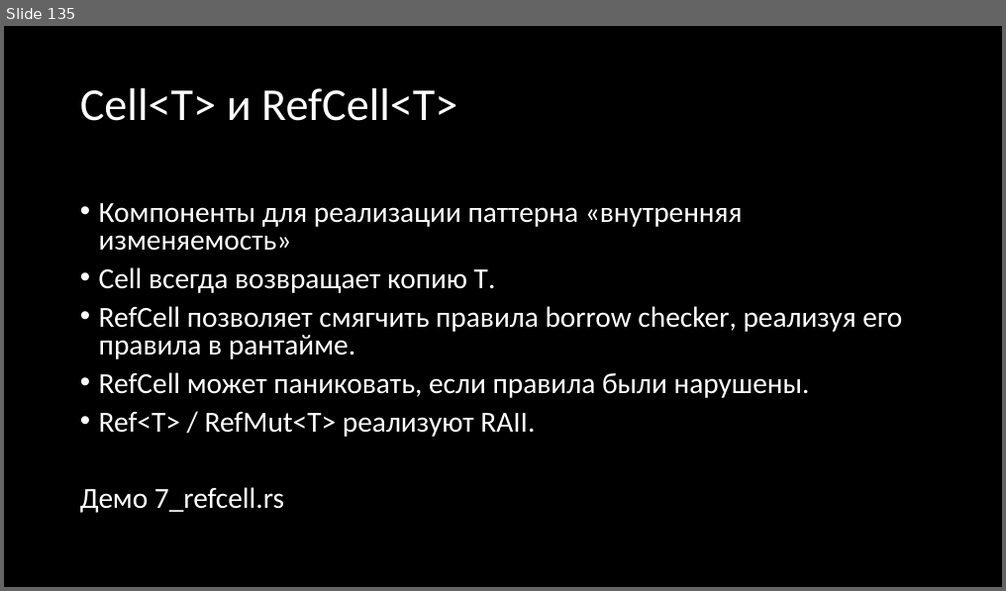
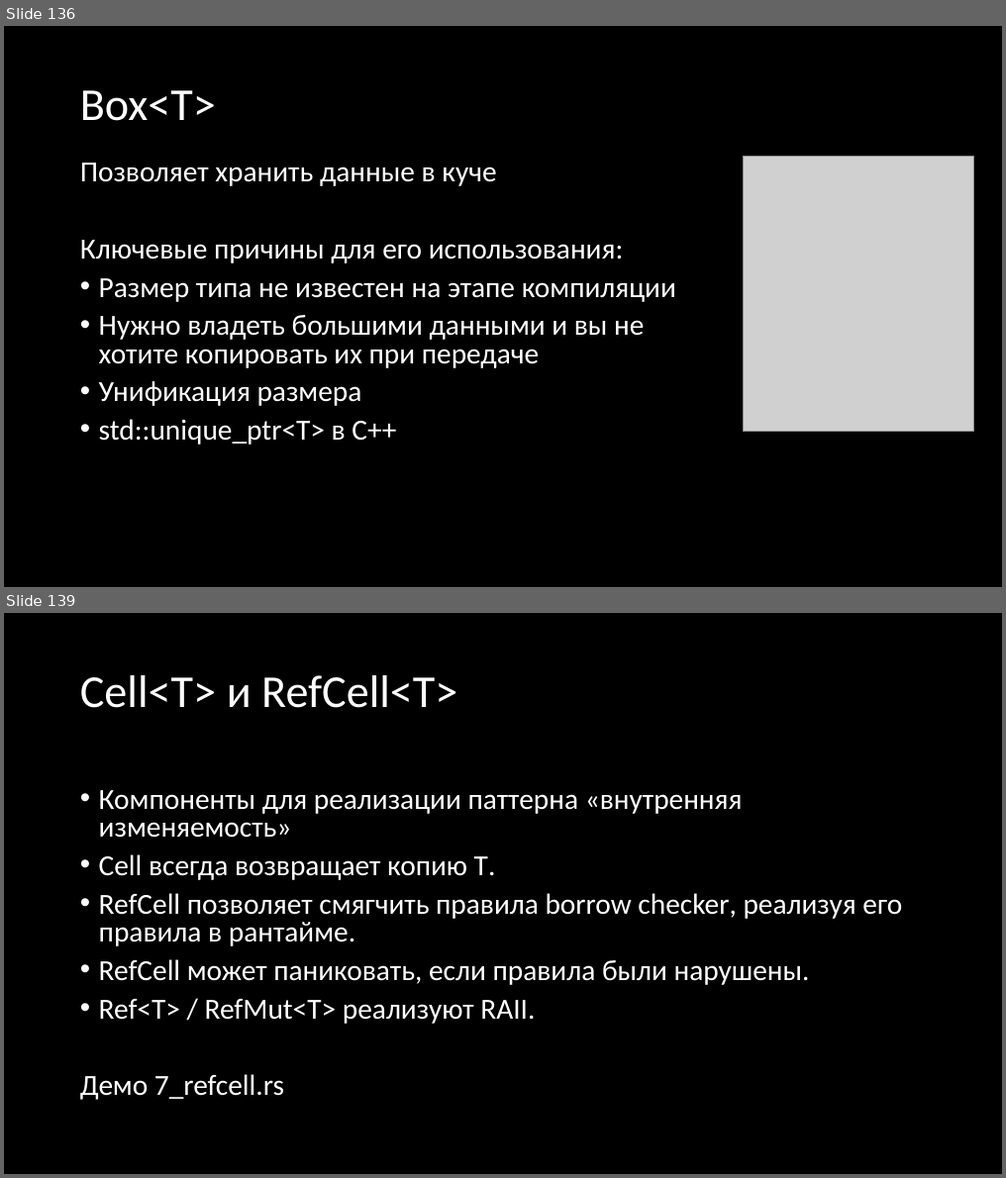
Before and after one commit to Gordon01/learn-rust, a slide deck: keynotes/Rust 2024.pptx. Shown one above the other, each under a label of ours: slide 135 before the commit, slides 136 and 139 after it; the slides between them are not shown. The pictures are 1006x591 and 1006x1178 pixels, drawn with LibreOffice and Linux fonts; fonts in the diff are those of the drawing; grey boxes stand for pictures. Boxes give left, top, right and bottom in pixels: in the first picture for what was removed or moved away, otherwise in the second. Text is boxed around its words. In the diff, an @@ line names an element or a change of style, - is before the commit and + after.

```diff
--- a/keynotes/Rust 2024.pptx
+++ b/keynotes/Rust 2024.pptx
@@ slide 136 added at (x1=4, y1=26, x2=1002, y2=587), background #000000 @@
@@ title added at (x1=80, y1=90, x2=216, y2=121), 44 pt, text #FFFFFF @@
+Box<T>
@@ text added at (x1=80, y1=163, x2=676, y2=445), 28 pt, text #FFFFFF @@
+Позволяет хранить данные в куче
+Ключевые причины для его использования:
+• Размер типа не известен на этапе компиляции
+• Нужно владеть большими данными и вы не хотите копировать их при передаче
+• Унификация размера
+• std::unique_ptr<T> в C++
@@ picture added at (x1=743, y1=157, x2=974, y2=431) @@
@@ what was slide 135 is now slide 139 @@
```
Also in this commit, not shown: 4 slides changed, 16 other slides added, 2 slides removed, 1 other file.
